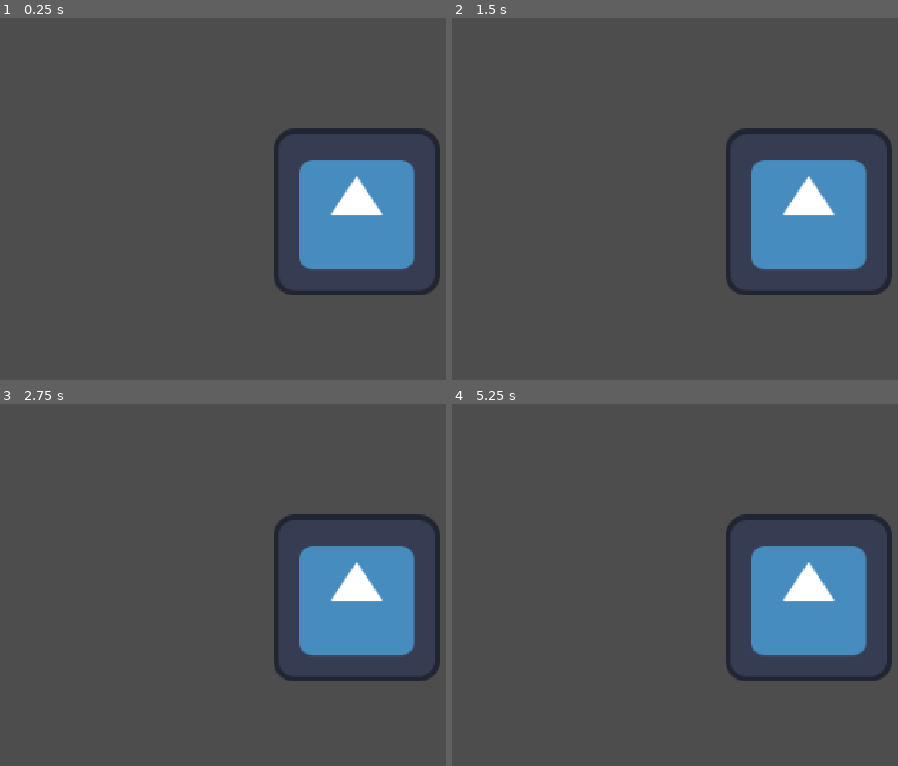
Above: before the commit, frames 1-4 (two rows, left to right).
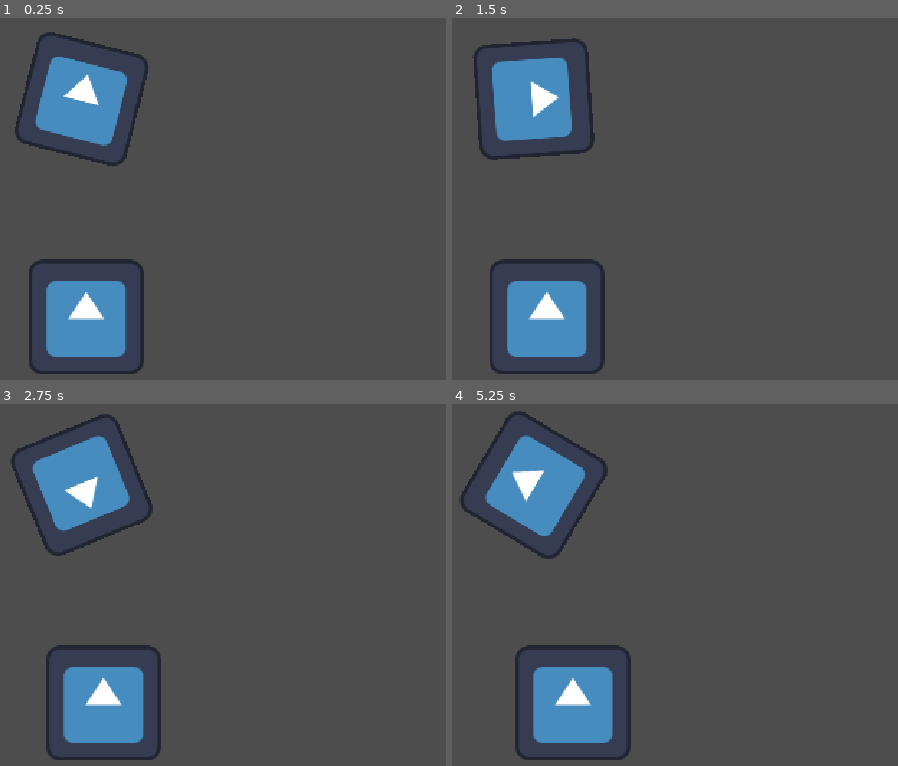
Above: after the commit, the same moments.

Repository: PK-Lambda/gem_catcher_game
Game: Godot game, scene res://Scenes/Test/Test.tscn
The game is run twice, just before and just after one commit, with the same random seed, the same clock (stepped at 60 frames per second) and the same inputs. The engine's default icon, where the game draws it, is replaced by a stand-in: a white triangle on a blue panel in a dark square.
Inputs:
- Up to frame 1 (0.25 s): no input
- Up to frame 2 (1.5 s): no input
- Up to frame 3 (2.75 s): no input
- Up to frame 4 (5.25 s): no input

The runs differ from the first frame. In frame 1, 19% of the frame differs, in the area x 3-99%, y 3-99%; in frame 2, 20%; in frame 3, 20%; in frame 4, 20%, in the area x 2-99%, y 1-99%.

Commit message:
Documents updated as per Udemy instructions

Diff:
--- /dev/null
+++ b/Scenes/Test/Test.gd
@@ -0,0 +1,16 @@
+extends Node2D
+
+# Pulling Nodes and gives me opportunity to refer them directly as variable
+@onready var icon: Sprite2D = $Icon
+@onready var icon_2: Sprite2D = $Icon2
+
+# Called when the node enters the scene tree for the first time.
+func _ready() -> void:
+	pass # Replace with function body.
+
+# Called every frame. 'delta' is the elapsed time since the previous frame.
+func _process(delta: float) -> void:
+	# Icon moves to the right
+	icon.position.x += 10.0 * delta #Same as $Icon.position.x = $Icon.position.x + 50.0 * delta but no need for $ because we declared variables above
+	# Icon2 spins around
+	icon_2.rotation += 1.0 * delta
--- a/Scenes/Test/Test.tscn
+++ b/Scenes/Test/Test.tscn
@@ -1,10 +1,17 @@
-[gd_scene load_steps=2 format=3 uid="uid://bbweubmiome3u"]
+[gd_scene load_steps=3 format=3 uid="uid://bbweubmiome3u"]
 
 [ext_resource type="Texture2D" uid="uid://djdavcmlk48n5" path="res://icon.svg" id="1_dr6pc"]
+[ext_resource type="Script" uid="uid://cuswhnnxdgh16" path="res://Scenes/Test/Test.gd" id="1_wjuvt"]
 
 [node name="Test" type="Node2D"]
+script = ExtResource("1_wjuvt")
 
 [node name="Icon" type="Sprite2D" parent="."]
-position = Vector2(559, 305)
-scale = Vector2(1.875, 1.875)
+position = Vector2(167, 456)
+scale = Vector2(1.29687, 1.29687)
 texture = ExtResource("1_dr6pc")
+
+[node name="Icon2" type="Sprite2D" parent="."]
+position = Vector2(163, 142)
+scale = Vector2(1.29687, 1.29687)
+texture = ExtResource("1_dr6pc")
--- a/project.godot
+++ b/project.godot
@@ -19,6 +19,11 @@
 
 window/stretch/mode="canvas_items"
 
+[editor]
+
+naming/scene_name_casing=1
+naming/script_name_casing=1
+
 [rendering]
 
 renderer/rendering_method="mobile"
Not shown, added: Scenes/Test/Test.gd.uid
